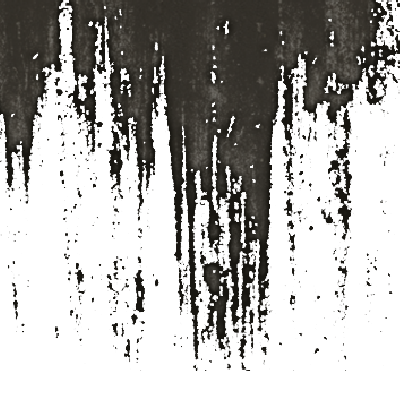
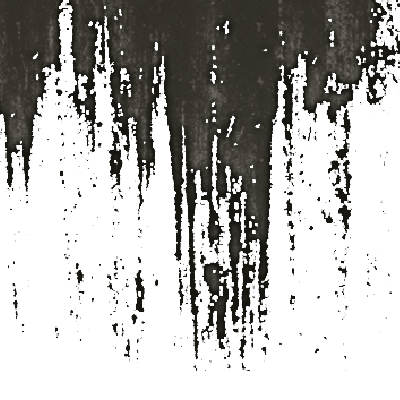
Comparing the layer stacks of the two (400, 400) images. Changes:
pixels changed over [0, 0, 400, 371] (layer not identified)
